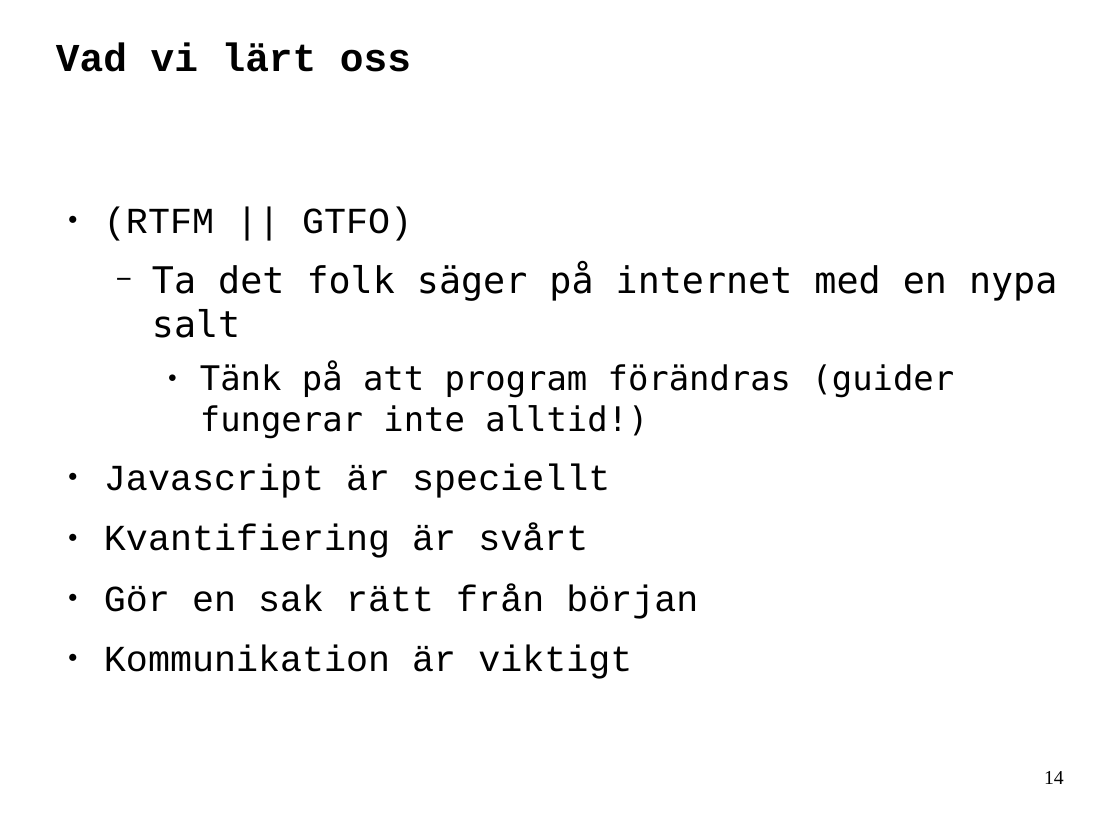
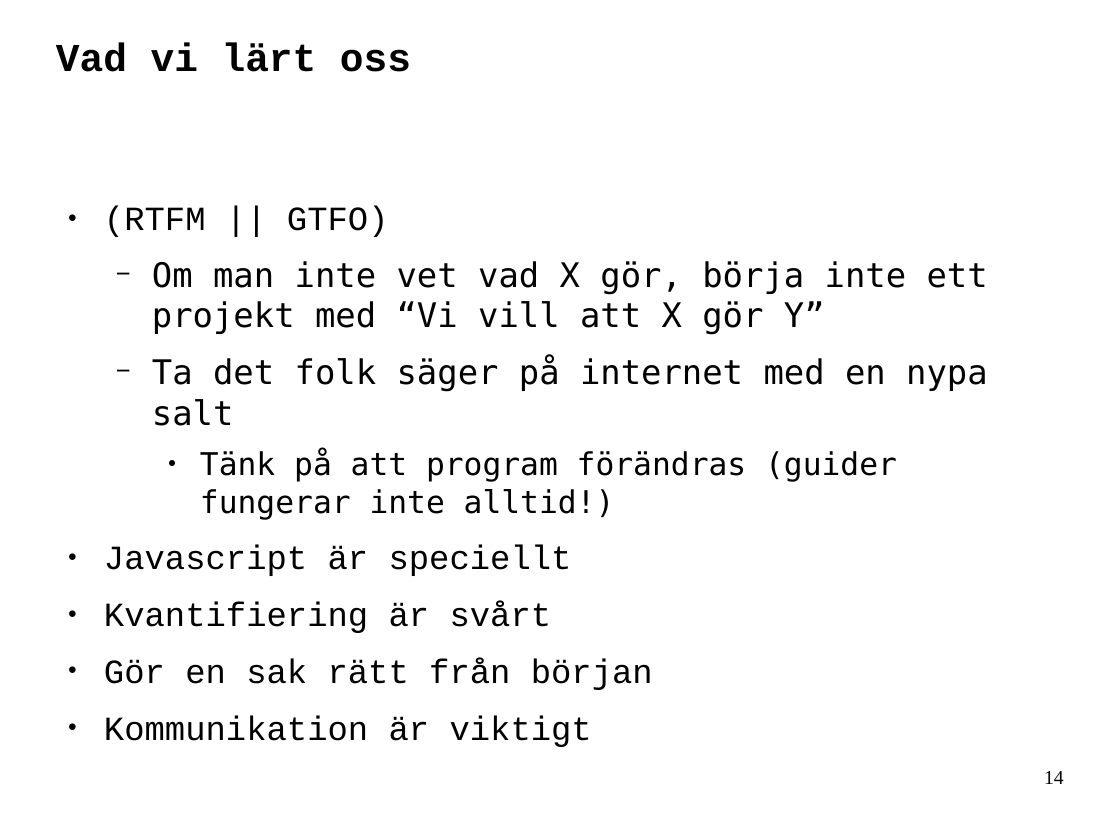
Before and after one commit to erlaan/git2web, a slide deck: slide 14 of log/presentation.odp. Drawn at 1120x840 pixels with LibreOffice and Linux fonts; fonts in the diff are those of the drawing. Boxes give left, top, right and bottom in pixels: in the first picture for what was removed or moved away, otherwise in the second. Text is boxed around its words. In the diff, an @@ line names an element or a change of style, - is before the commit and + after.

```diff
--- a/log/presentation.odp
+++ b/log/presentation.odp
@@ text at (104, 205, 988, 690): size 26 to 24.1 pt in "(RTFM || GTFO)", "Ta det folk säger på internet med ...", "Javascript är speciellt", "Kvantifiering är svårt" and 2 more places; size 24 to 22.2 pt in "Tänk på att program förändras (guider fungerar ..." @@
@@ text at (152, 261, 988, 334): paragraph added @@
+  − Om man inte vet vad X gör, börja inte ett projekt med “Vi vill att X gör Y”
```
Also in this commit, not shown: 2 other slides changed.
